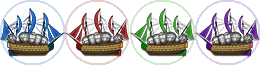
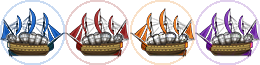
The second w=260, h=65 image is a revision of the first. Changes to its layers:
pixels changed over box(130, 0, 260, 65) (layer not identified)
